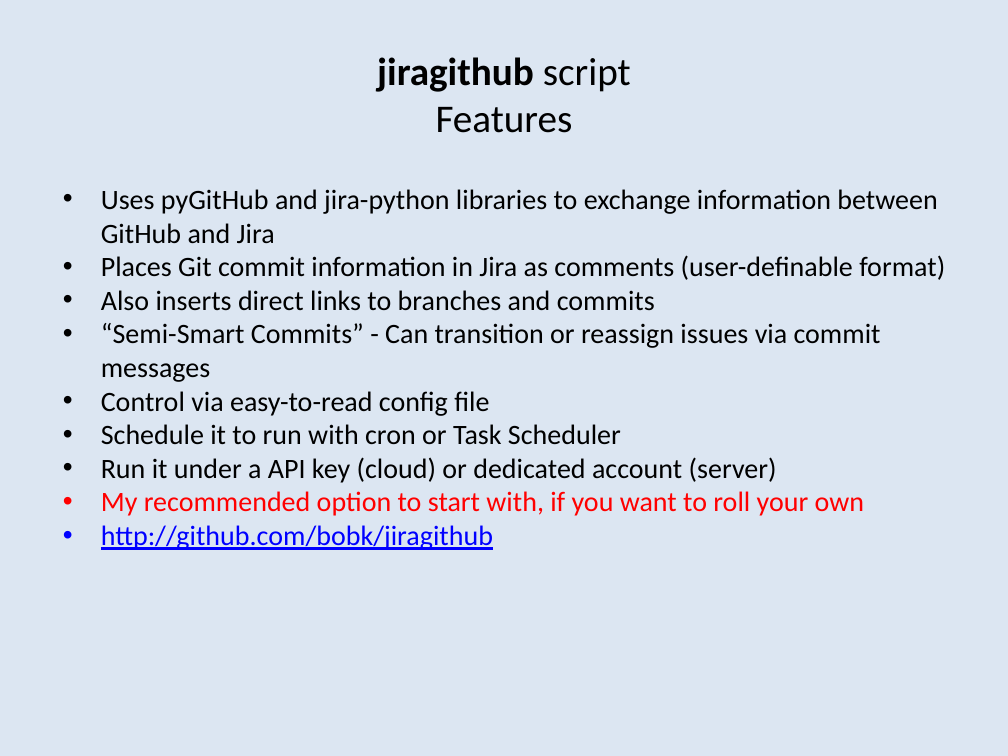
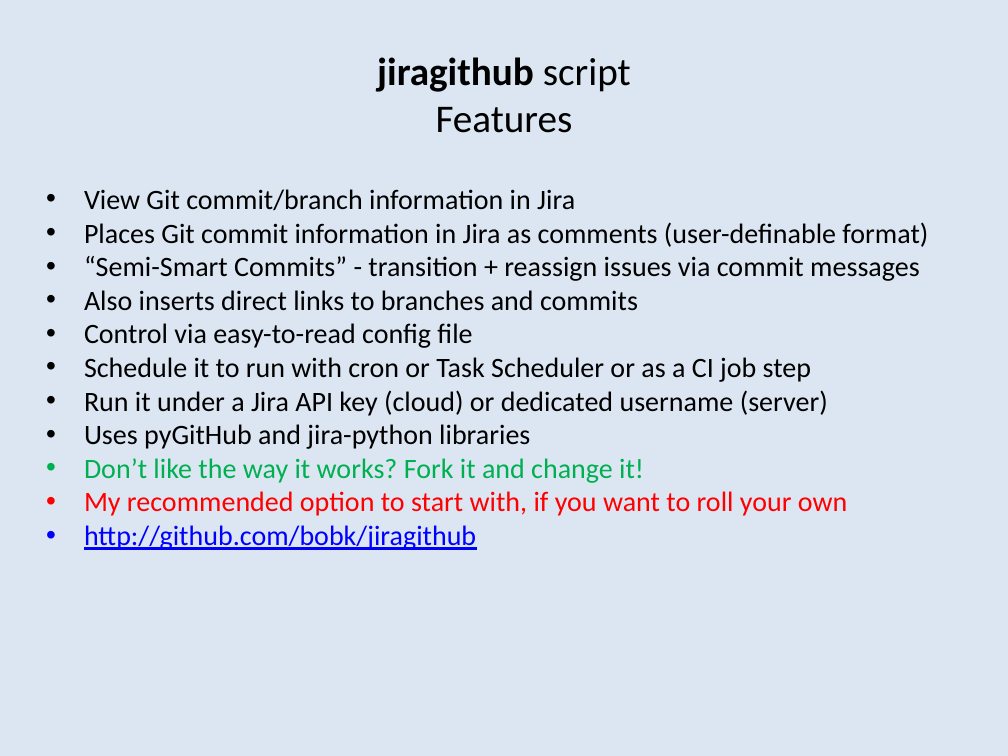
Before and after one commit to bobk/jirapresentations, a slide deck: slide 9 of Git Integration Options for Jira.pptx (slide 8 before the commit). Drawn at 1008x756 pixels with LibreOffice and Linux fonts; fonts in the diff are those of the drawing. Boxes give left, top, right and bottom in pixels: in the first picture for what was removed or moved away, otherwise in the second. Text is boxed around its words. In the diff, an @@ line names an element or a change of style, - is before the commit and + after.

Commit message:
JIRAGITHUB-3 additional changes

```diff
--- a/Git Integration Options for Jira.pptx
+++ b/Git Integration Options for Jira.pptx
@@ text "View Git commit/branch information in ...": place and size @@
-text "View Git commit/branch information in ..." at box(101, 189, 945, 550)
+text "View Git commit/branch information in ..." at box(84, 189, 928, 550)
@@ text at box(84, 189, 575, 210): text changed @@
-• Uses pyGitHub and jira-python libraries to exchange information between GitHub and Jira
+• View Git commit/branch information in Jira
@@ text at box(84, 256, 920, 281): paragraph added @@
+• “Semi-Smart Commits” - transition + reassign issues via commit messages
@@ text at box(101, 323, 881, 382): paragraph removed @@
-• “Semi-Smart Commits” - Can transition or reassign issues via commit messages
@@ text at box(84, 357, 828, 483): text changed @@
-• Schedule it to run with cron or Task Scheduler
-• Run it under a API key (cloud) or dedicated account (server)
+• Schedule it to run with cron or Task Scheduler or as a CI job step
+• Run it under a Jira API key (cloud) or dedicated username (server)
+• Uses pyGitHub and jira-python libraries
+• Don’t like the way it works? Fork it and change it!
```
Also in this commit, not shown: 6 other slides changed.
